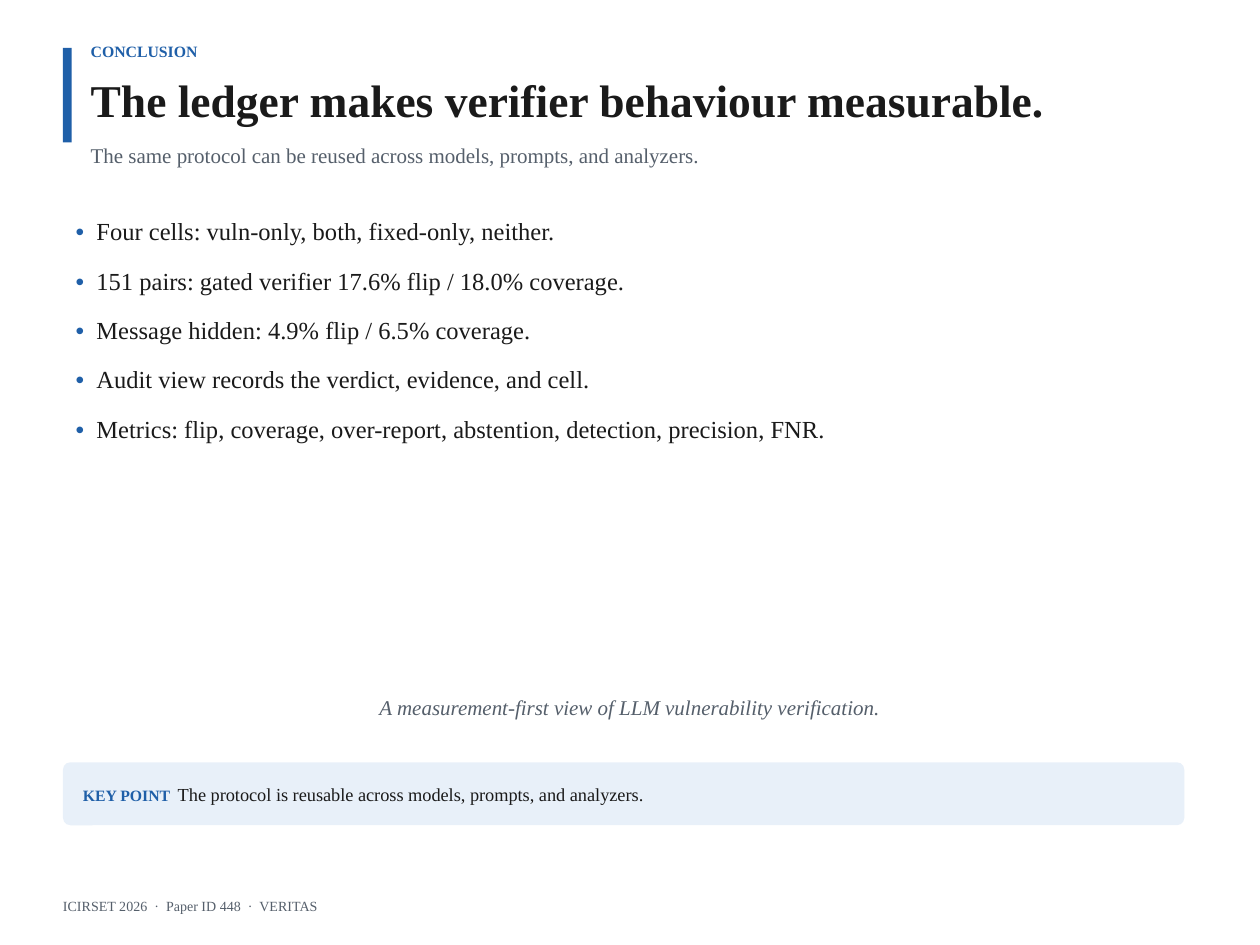
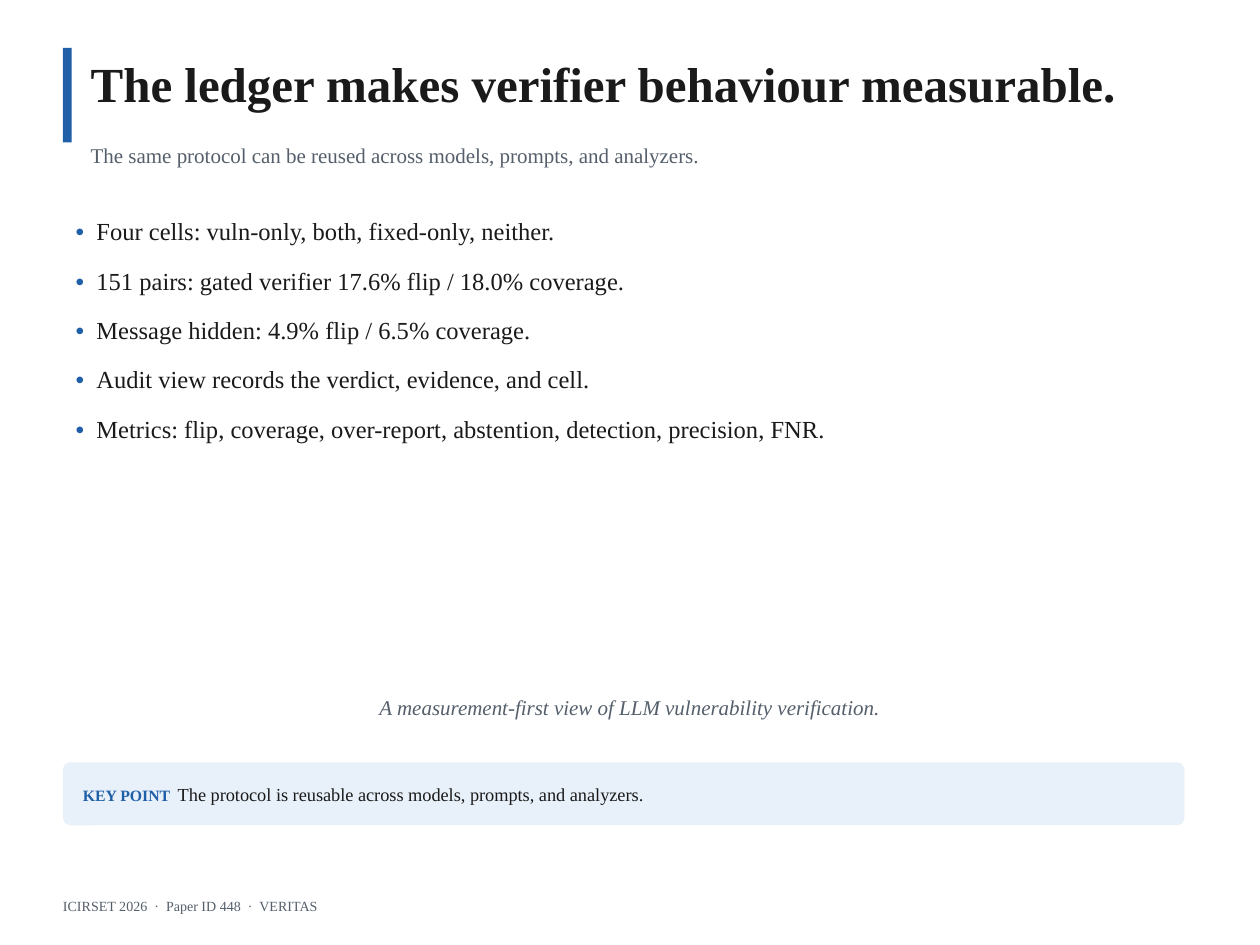
Before and after one commit to AmonWasHere/Proto, a slide deck: slide 19 of paper/ICIRSET-26_VERITAS_Presentation.pptx. Drawn at 1260x945 pixels with LibreOffice and Linux fonts; fonts in the diff are those of the drawing. Boxes give left, top, right and bottom in pixels: in the first picture for what was removed or moved away, otherwise in the second. Text is boxed around its words. In the diff, an @@ line names an element or a change of style, - is before the commit and + after.

```diff
--- a/paper/ICIRSET-26_VERITAS_Presentation.pptx
+++ b/paper/ICIRSET-26_VERITAS_Presentation.pptx
@@ text "The ledger makes verifier behaviour ...": place and size @@
-text "The ledger makes verifier behaviour ..." at (91, 85, 1043, 126)
+text "The ledger makes verifier behaviour ..." at (91, 67, 1115, 112)
@@ text "The ledger makes verifier behaviour ..." at (91, 67, 1115, 112): size 26 to 28 pt @@
@@ text removed at (91, 46, 198, 57) @@
-CONCLUSION
```
Also in this commit, not shown: 16 other slides changed, 1 other file.
